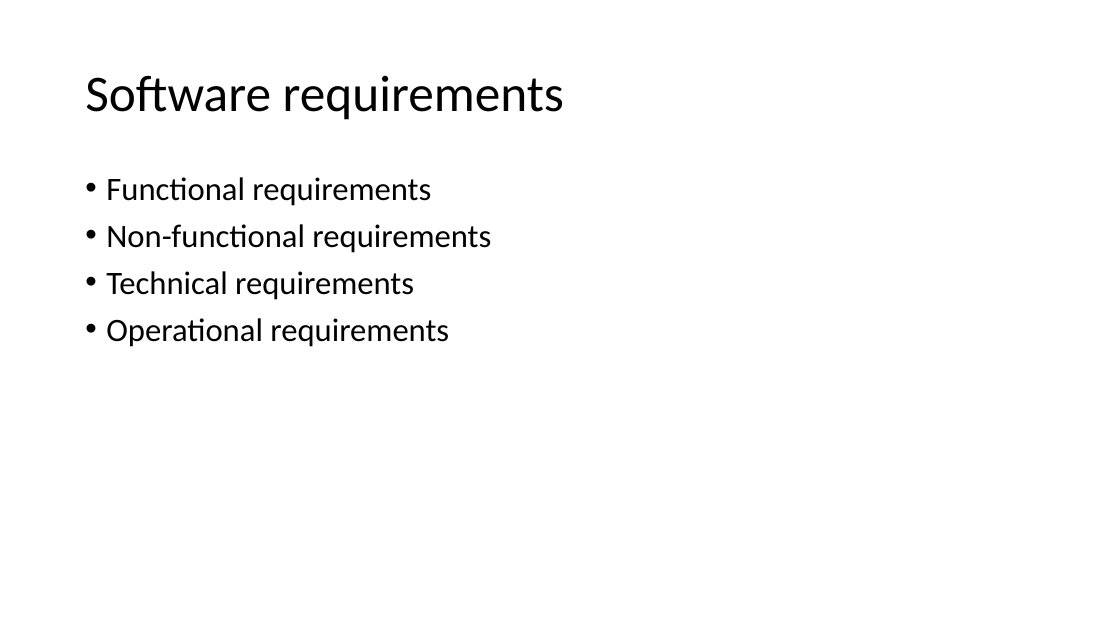
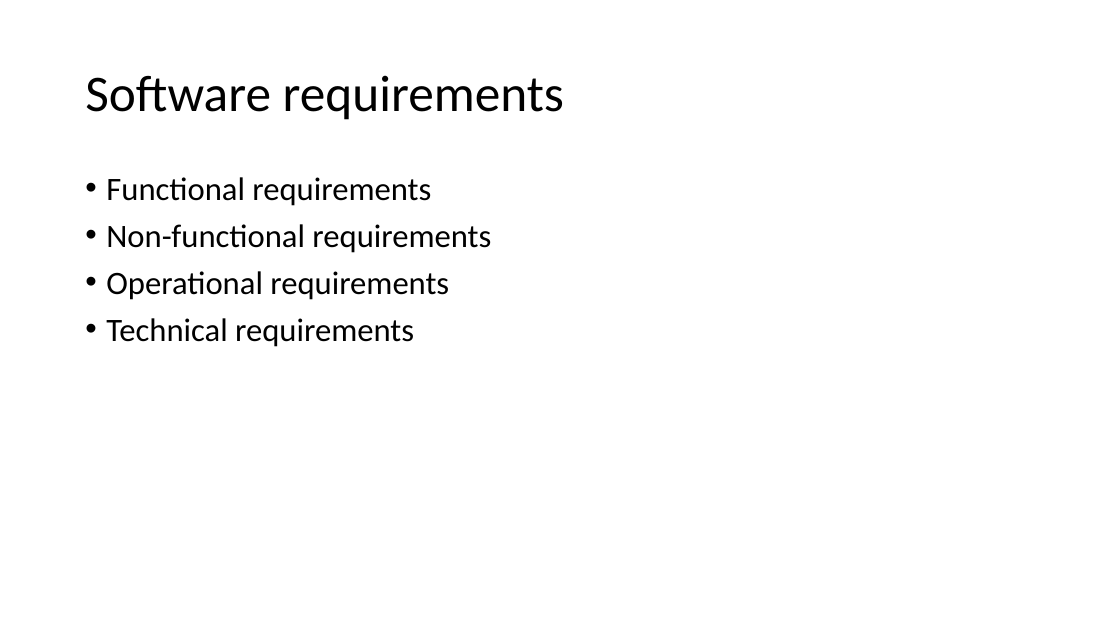
Before and after one commit to oyviktorisa/software-engineering-2023.1, a slide deck: slide 8 of Analisa Kebutuhan Perangkat Lunak.pptx. Drawn at 1120x630 pixels with LibreOffice and Linux fonts; fonts in the diff are those of the drawing. Boxes give left, top, right and bottom in pixels: in the first picture for what was removed or moved away, otherwise in the second. Text is boxed around its words. In the diff, an @@ line names an element or a change of style, - is before the commit and + after.

```diff
--- a/Analisa Kebutuhan Perangkat Lunak.pptx
+++ b/Analisa Kebutuhan Perangkat Lunak.pptx
@@ text at [106,271,449,300]: paragraph added @@
+• Operational requirements
@@ text at [106,318,449,347]: paragraph removed @@
-• Operational requirements
```
Also in this commit, not shown: 4 slides added, 1 other file.
